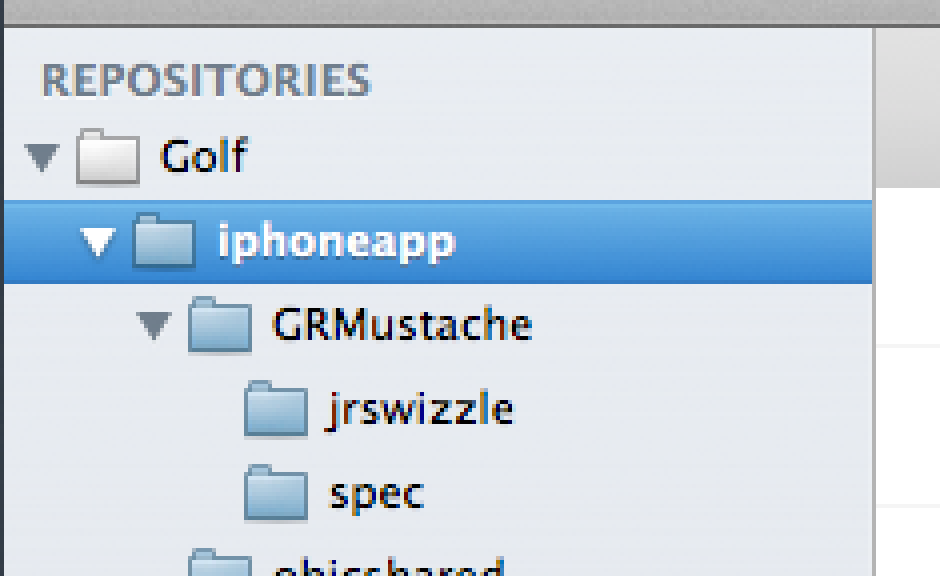
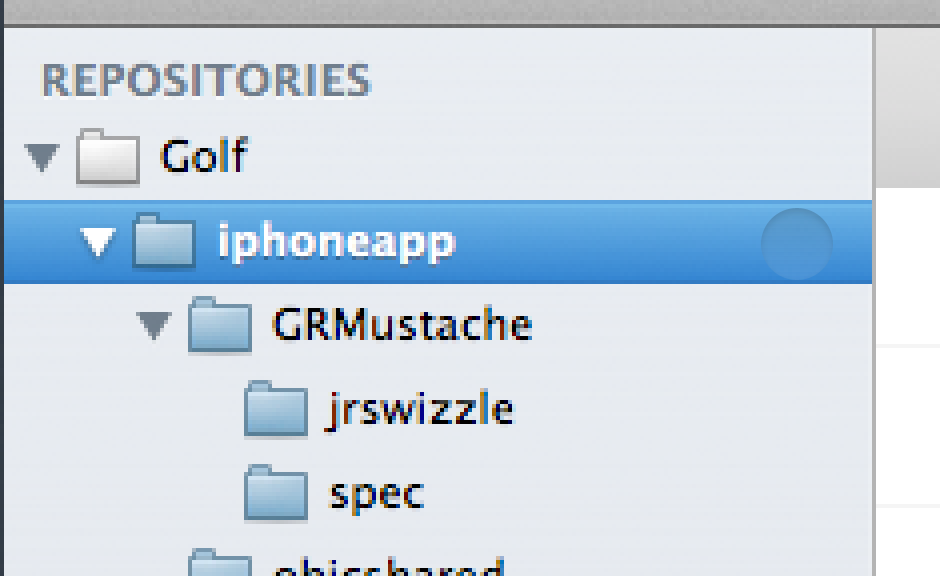
Two versions of the same layered image (940x576). Layer-by-layer changes:
added layer "Shape 1" above "Layer 1" over [761, 208, 833, 280]
